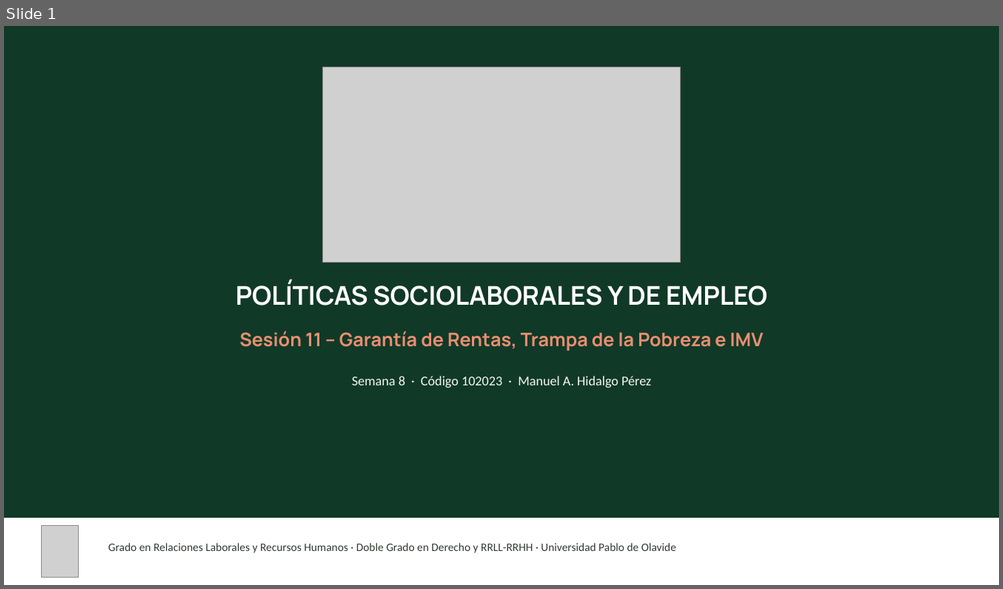
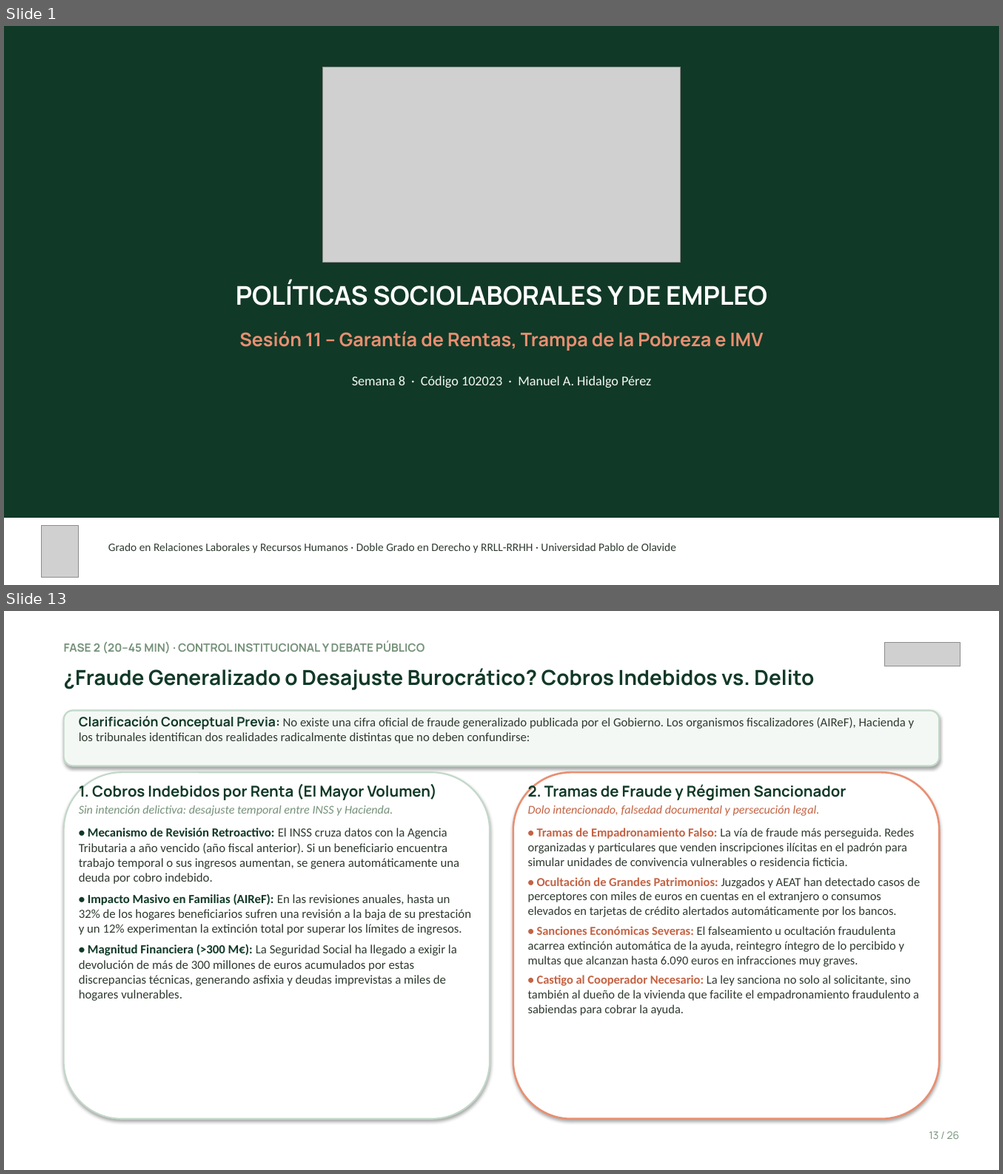
Before and after one commit to mhidper/PSSLL2627, a slide deck: Temas EB/Sesiones EB/Sesion 11/Sesion 11 - Garantia de rentas, trampa de la pobreza e Ingreso Minimo Vital.pptx. Shown one above the other, each under a label of ours: slide 1 before the commit, slides 1 and 13 after it; the slides between them are not shown. The pictures are 1003x589 and 1003x1174 pixels, drawn with LibreOffice and Linux fonts; fonts in the diff are those of the drawing; grey boxes stand for pictures. Boxes give left, top, right and bottom in pixels: in the first picture for what was removed or moved away, otherwise in the second. Text is boxed around its words. In the diff, an @@ line names an element or a change of style, - is before the commit and + after.

Commit message:
feat(sesion-11): anadir slide 13 sobre cobros indebidos vs tramas de fraude y actualizar PDF

```diff
--- a/Temas EB/Sesiones EB/Sesion 11/Sesion 11 - Garantia de rentas, trampa de la pobreza e Ingreso Minimo Vital.pptx
+++ b/Temas EB/Sesiones EB/Sesion 11/Sesion 11 - Garantia de rentas, trampa de la pobreza e Ingreso Minimo Vital.pptx
@@ slide 13 added at <box>4,611,999,1170</box>, background #FFFFFF @@
@@ text added at <box>64,641,424,653</box>, 11 pt, text #76927A, bold @@
+FASE 2 (20–45 MIN) · CONTROL INSTITUCIONAL Y DEBATE PÚBLICO
@@ picture added at <box>885,642,960,667</box> @@
@@ text added at <box>64,668,814,690</box>, 20 pt, text #113927, bold @@
+¿Fraude Generalizado o Desajuste Burocrático? Cobros Indebidos vs. Delito
@@ rounded rectangle added at <box>64,710,939,766</box>, fill #F4F8F5, outline #C2D8C9 1.5 pt @@
@@ text added at <box>79,716,914,743</box>, 12 pt, text #2F3A30 @@
+Clarificación Conceptual Previa: No existe una cifra oficial de fraude generalizado publicada por el Gobierno. Los organismos fiscalizadores (AIReF), Hacienda y los tribunales identifican dos realidades radicalmente distintas que no deben confundirse:
@@ rounded rectangle added at <box>64,773,489,1120</box>, fill #FFFFFF, outline #C2D8C9 1.5 pt @@
@@ text added at <box>79,783,471,1001</box>, 12 pt, text #2F3A30 @@
+1. Cobros Indebidos por Renta (El Mayor Volumen)
+Sin intención delictiva: desajuste temporal entre INSS y Hacienda.
+• Mecanismo de Revisión Retroactivo: El INSS cruza datos con la Agencia Tributaria a año vencido (año fiscal anterior). Si un beneficiario encuentra trabajo temporal o sus ingresos aumentan, se genera automáticamente una deuda por cobro indebido.
+• Impacto Masivo en Familias (AIReF): En las revisiones anuales, hasta un 32% de los hogares beneficiarios sufren una revisión a la baja de su prestación y un 12% experimentan la extinción total por superar los límites de ingresos.
+• Magnitud Financiera (>300 M€): La Seguridad Social ha llegado a exigir la devolución de más de 300 millones de euros acumulados por estas discrepancias técnicas, generando asfixia y deudas imprevistas a miles de hogares vulnerables.
@@ rounded rectangle added at <box>513,773,939,1120</box>, fill #FFFFFF, outline #E98F71 1.8 pt @@
@@ text added at <box>528,783,919,1016</box>, 11.8 pt, text #2F3A30 @@
+2. Tramas de Fraude y Régimen Sancionador
+Dolo intencionado, falsedad documental y persecución legal.
+• Tramas de Empadronamiento Falso: La vía de fraude más perseguida. Redes organizadas y particulares que venden inscripciones ilícitas en el padrón para simular unidades de convivencia vulnerables o residencia ficticia.
+• Ocultación de Grandes Patrimonios: Juzgados y AEAT han detectado casos de perceptores con miles de euros en cuentas en el extranjero o consumos elevados en tarjetas de crédito alertados automáticamente por los bancos.
+• Sanciones Económicas Severas: El falseamiento u ocultación fraudulenta acarrea extinción automática de la ayuda, reintegro íntegro de lo percibido y multas que alcanzan hasta 6.090 euros en infracciones muy graves.
+• Castigo al Cooperador Necesario: La ley sanciona no solo al solicitante, sino también al dueño de la vivienda que facilite el empadronamiento fraudulento a sabiendas para cobrar la ayuda.
@@ text added at <box>928,1132,959,1139</box>, 10 pt, text #76927A @@
+13 / 26
```
Also in this commit, not shown: 24 slides changed, 1 other file.
